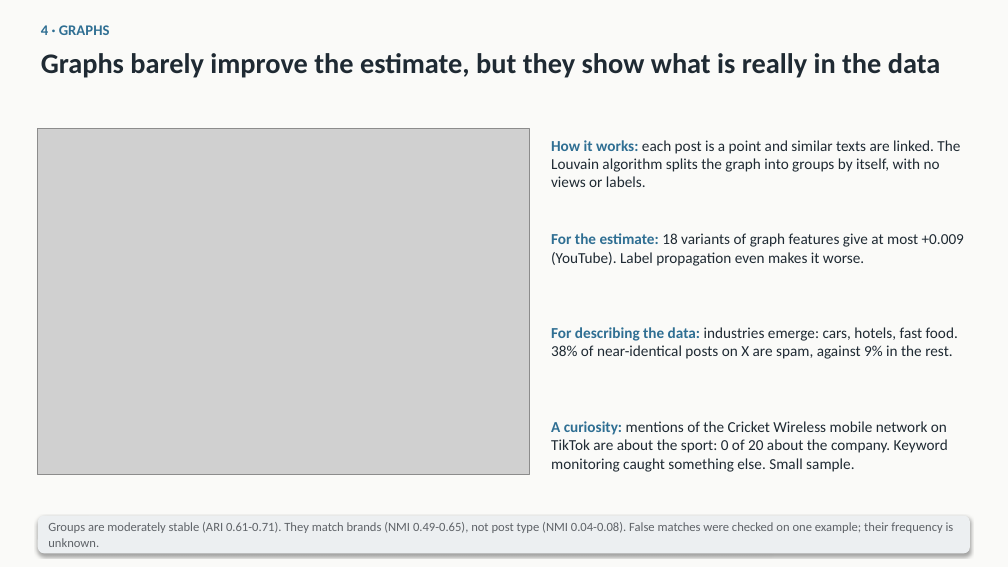
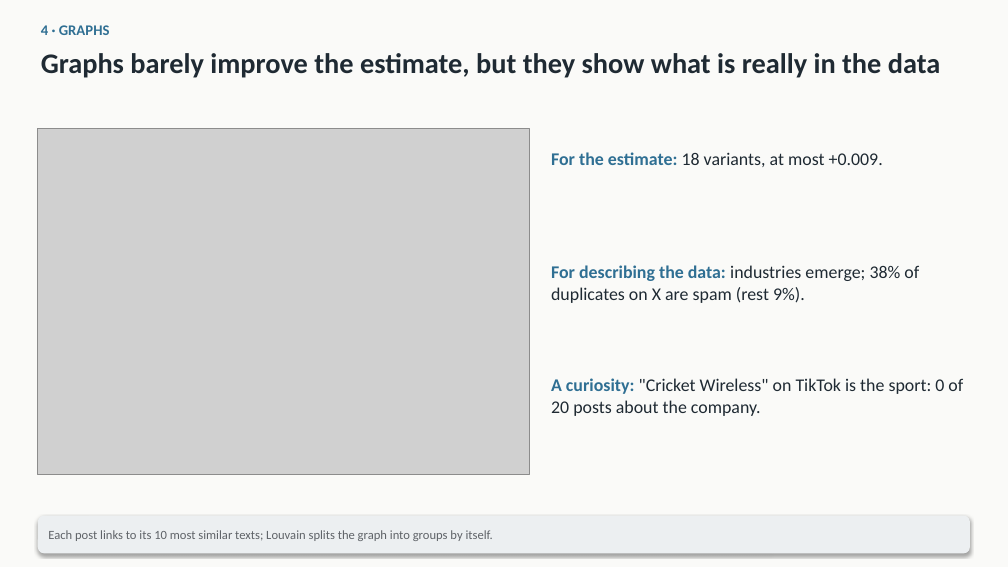
Before and after one commit to mikolaj-olesinski/Digital-Media-Analysis-PWR, a slide deck: slide 4 of pitchdeck/class_en.pptx. Drawn at 1008x567 pixels with LibreOffice and Linux fonts; fonts in the diff are those of the drawing; grey boxes stand for pictures. Boxes give left, top, right and bottom in pixels: in the first picture for what was removed or moved away, otherwise in the second. Text is boxed around its words. In the diff, an @@ line names an element or a change of style, - is before the commit and + after.

```diff
--- a/pitchdeck/class_en.pptx
+++ b/pitchdeck/class_en.pptx
@@ text at box(551, 152, 883, 167): text changed; size 14.5 to 17 pt @@
-How it works: each post is a point and similar texts are linked. The Louvain algorithm splits the graph into groups by itself, with no views or labels.
+For the estimate: 18 variants, at most +0.009.
@@ text at box(551, 265, 919, 303): text changed; size 14.5 to 17 pt @@
-For the estimate: 18 variants of graph features give at most +0.009 (YouTube). Label propagation even makes it worse.
+For describing the data: industries emerge; 38% of duplicates on X are spam (rest 9%).
@@ text removed at box(551, 327, 958, 359) @@
-For describing the data: industries emerge: cars, hotels, fast food. 38% of near-identical posts on X are spam, against 9% in the rest.
@@ text at box(551, 378, 963, 416): text changed; size 14.5 to 17 pt @@
-A curiosity: mentions of the Cricket Wireless mobile network on TikTok are about the sport: 0 of 20 about the company. Keyword monitoring caught something else. Small sample.
+A curiosity: "Cricket Wireless" on TikTok is the sport: 0 of 20 posts about the company.
@@ text at box(48, 530, 493, 541): text changed @@
-Groups are moderately stable (ARI 0.61-0.71). They match brands (NMI 0.49-0.65), not post type (NMI 0.04-0.08). False matches were checked on one example; their frequency is unknown.
+Each post links to its 10 most similar texts; Louvain splits the graph into groups by itself.
```
Also in this commit, not shown: 4 other slides changed, 4 other files.
